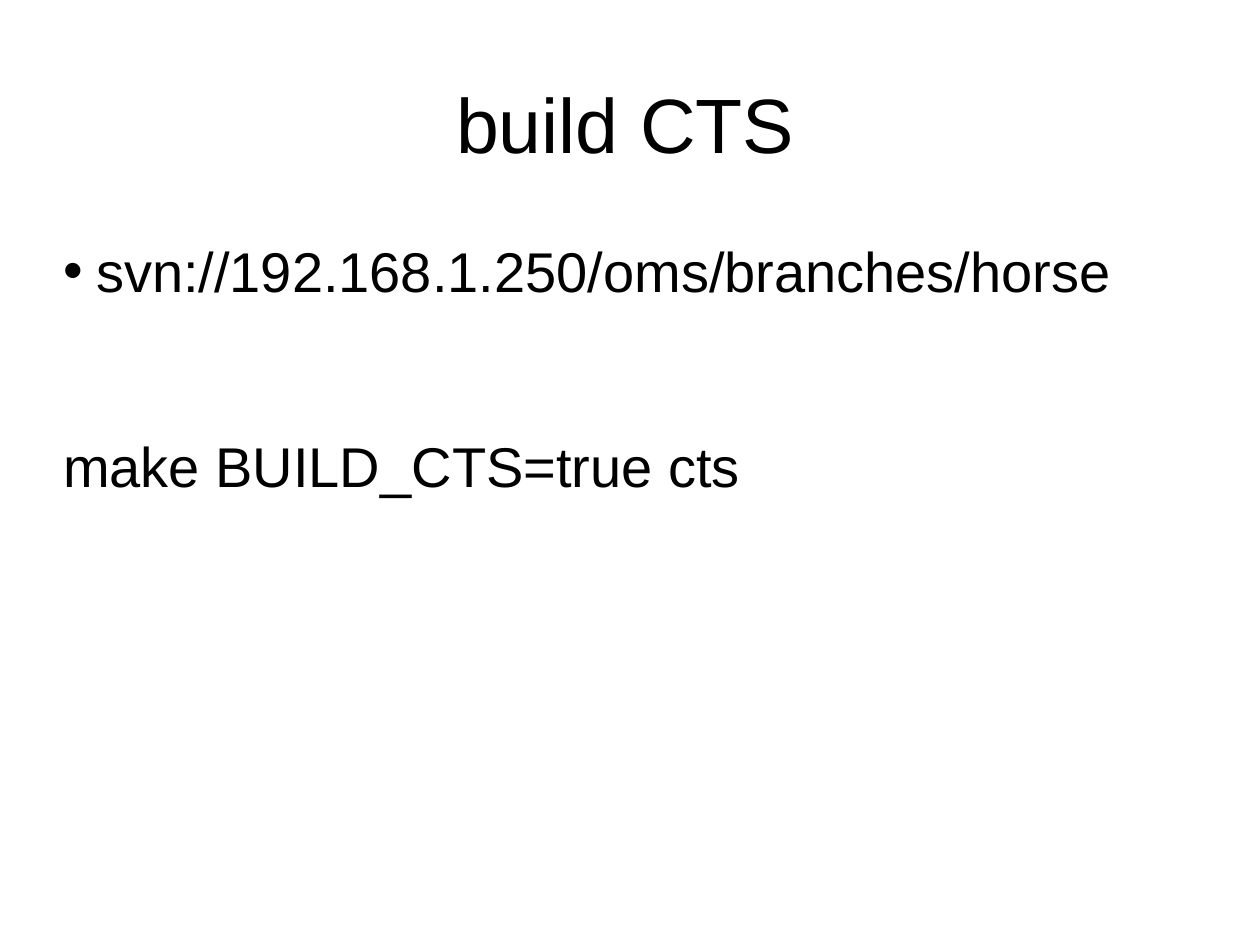
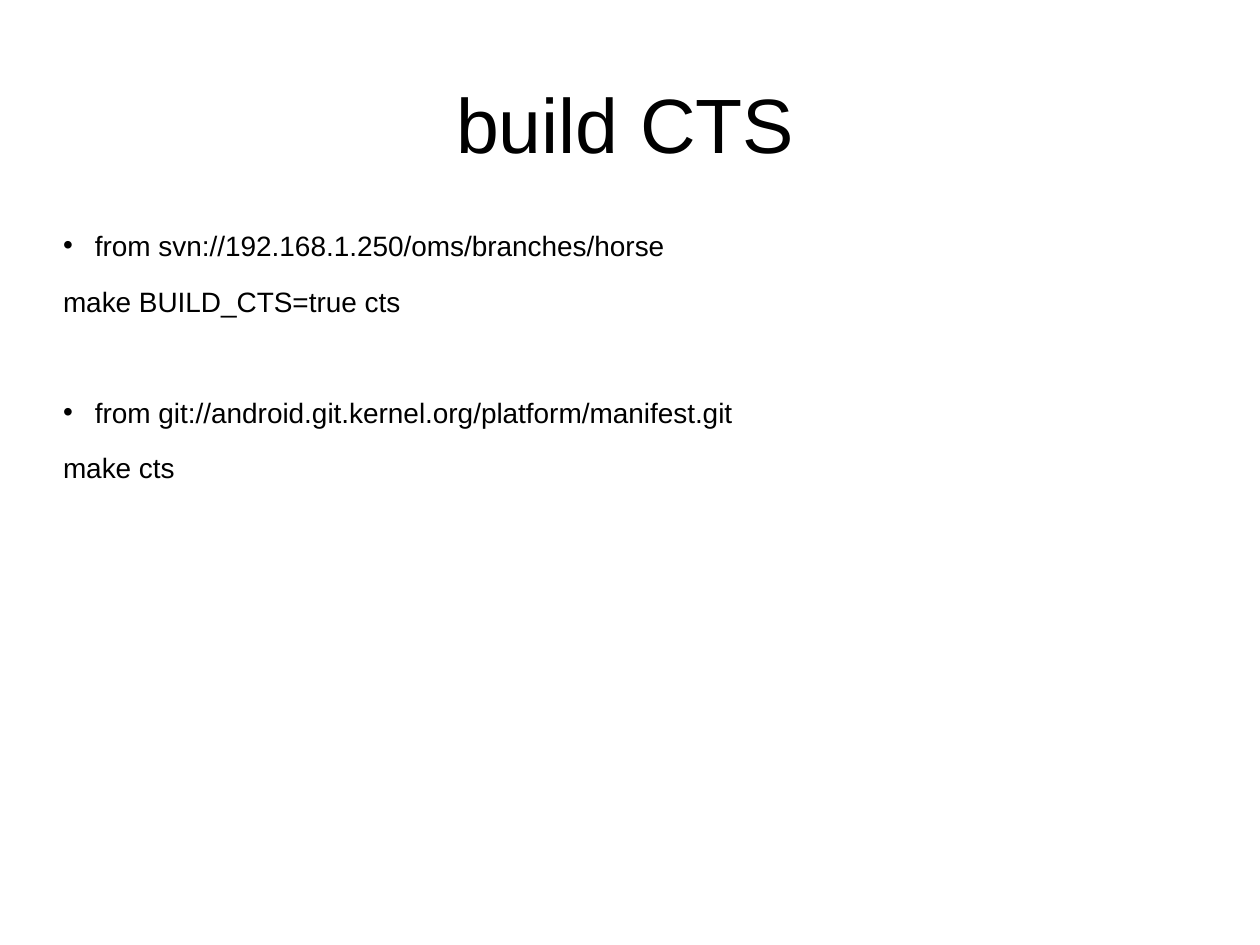
Before and after one commit to widerules/system-information, a slide deck: slide 10 of cts/CTS-training.ppt (slide 15 before the commit). Drawn at 1260x945 pixels with LibreOffice and Linux fonts; fonts in the diff are those of the drawing; background and template pictures are left out. Boxes give left, top, right and bottom in pixels: in the first picture for what was removed or moved away, otherwise in the second. Text is boxed around its words. In the diff, an @@ line names an element or a change of style, - is before the commit and + after.

```diff
--- a/cts/CTS-training.ppt
+++ b/cts/CTS-training.ppt
@@ text at box(95, 235, 664, 257): text changed; size 32 to 16 pt @@
-• svn://192.168.1.250/oms/branches/horse
+• from svn://192.168.1.250/oms/branches/horse
@@ text at box(63, 291, 401, 317): size 32 to 16 pt in "make BUILD_CTS=true cts"; indent changed @@
@@ text at box(63, 402, 732, 479): paragraphs added @@
+• from git://android.git.kernel.org/platform/manifest.git
+make cts
```
Also in this commit, not shown: 18 other slides changed, 9 slides added, 19 slides removed.
